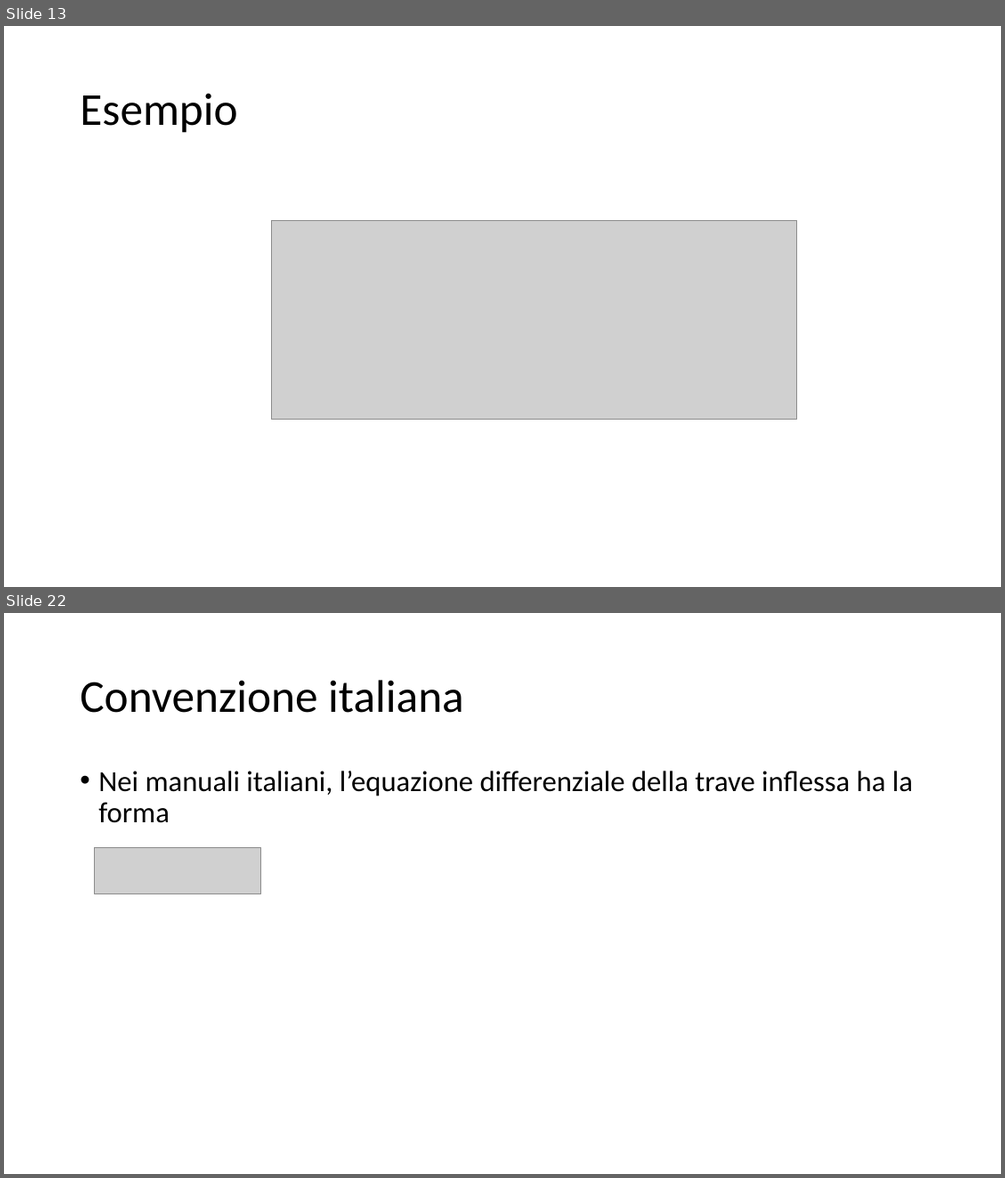
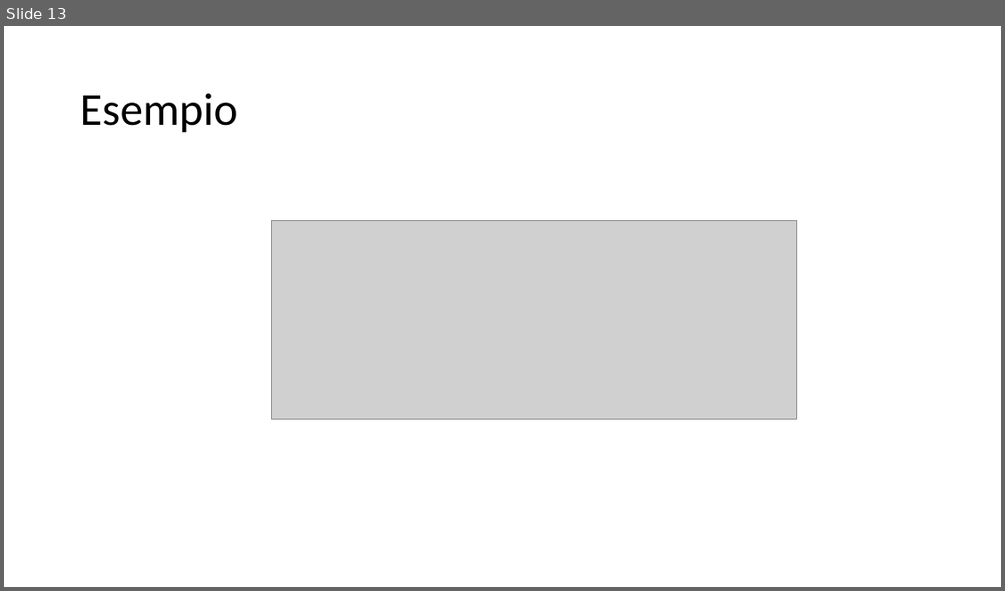
Before and after one commit to giuseppetomassetti/SdC, a slide deck: lezioni/H 10-13 deformazione nelle travi inflesse.pptx. Shown one above the other, each under a label of ours: slides 13 and 22 before the commit, slide 13 after it; the slides between them are not shown. The pictures are 1005x1178 and 1005x591 pixels, drawn with LibreOffice and Linux fonts; fonts in the diff are those of the drawing; grey boxes stand for pictures. Boxes give left, top, right and bottom in pixels: in the first picture for what was removed or moved away, otherwise in the second. Text is boxed around its words. In the diff, an @@ line names an element or a change of style, - is before the commit and + after.

```diff
--- a/lezioni/H 10-13 deformazione nelle travi inflesse.pptx
+++ b/lezioni/H 10-13 deformazione nelle travi inflesse.pptx
@@ slide 22 removed at [4,613,1001,1174], background #FFFFFF @@
@@ title removed at [80,680,464,713] @@
-Convenzione italiana
@@ text removed at [98,771,913,823] @@
-• Nei manuali italiani, l’equazione differenziale della trave inflessa ha la forma
@@ picture removed at [95,848,260,893] @@
```
Also in this commit, not shown: 10 other slides removed, 49 other files.
